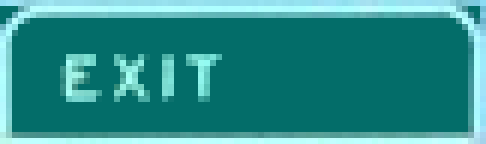
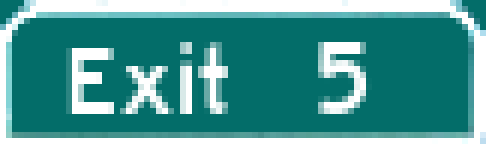
Comparing the layer stacks of the two 486 × 144 images. Changes:
added layer "5" above "Exit" over [318, 42, 372, 114]
added layer "Exit" above "Pasted Layer" over [66, 42, 228, 114]
painted on "Pasted Layer" over [0, 0, 486, 144]
